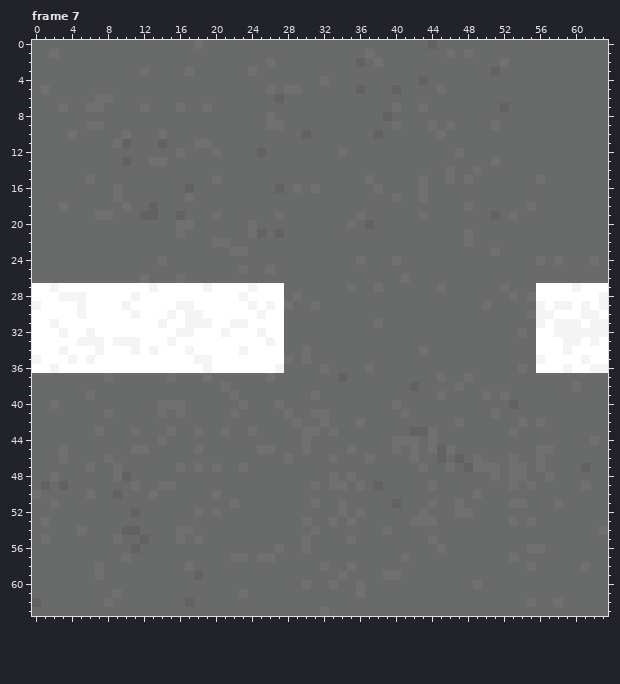
Pixel-art file, stored at Assets/Sprites/Aseprite/StreetTile.aseprite. Above: the version before the commit.
64x64 pixels, 9 frames. Colours within 5 levels of each other are drawn and written as one. Shown: frame 7. The commit also changed other frames, which this record leaves out.
Once edited:
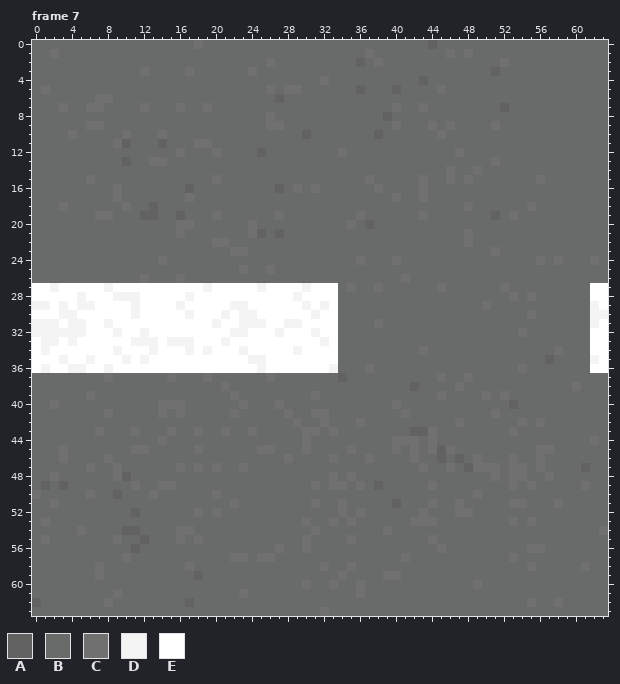
Palette (. is transparent): A #626262  B #696a6a  C #707070  D #f4f4f4  E #ffffff
Edits made:
Frame 7, layers "Lines Copy", "Lines":
Colour A replaces colour E in row 35 at x 57.
Colour B replaces colour D in row 27 at x 60; in row 29 at x 56, 58 to 59 and 61; in row 30 at x 56 to 57 and 61; in row 31 at x 56 and 58 to 60; in row 32 at x 58 to 61; in row 33 at x 59 to 60.
Colour B replaces colour D in row 34 at x 59; in row 35 at x 56 and 61; in row 36 at x 59.
Colour B replaces colour E in row 27 at x 56 to 59 and 61; in row 28 at x 56 to 61; in row 29 at x 57 and 60; in row 30 at x 58 to 60; in row 31 at x 57 and 61; in row 32 at x 56 to 57.
Colour B replaces colour E in row 33 at x 56 to 58 and 61; in row 34 at x 56 to 57 and 60 to 61; in row 35 at x 58 to 60; in row 36 at x 56 to 58 and 60 to 61.
Colour C replaces colour E in row 34 at x 58.
Colour D replaces colour B in row 27 at x 30; in row 29 at x 30 and 32; in row 30 at x 31; in row 31 at x 28 to 29; in row 32 at x 31; in row 33 at x 32.
Colour D replaces colour B in row 34 at x 29; in row 36 at x 33.
Colour D replaces colour C in row 28 at x 29.
Colour D replaces colour E in row 27 at x 8 and 25; in row 28 at x 9 to 10 and 17; in row 29 at x 1, 3, 6, 11, 22 to 23 and 62; in row 30 at x 3 to 4, 21, 23 to 24 and 63; in row 31 at x 0 to 1, 4 to 5, 8, 20 and 24 to 25; in row 32 at x 0 to 2, 4 to 5, 9, 12, 22 to 23 and 27.
Colour D replaces colour E in row 33 at x 1 to 2, 4, 12 to 13, 16 to 17 and 21; in row 34 at x 1, 9 and 19; in row 35 at x 3, 10, 12, 24 to 25 and 62; in row 36 at x 1, 4 to 5, 8 and 25.
Colour E replaces colour B in row 27 at x 28 to 29 and 31 to 33; in row 28 at x 28 and 30 to 33; in row 29 at x 29 and 33; in row 30 at x 28 to 30 and 32 to 33; in row 31 at x 30 to 33; in row 32 at x 28 to 30 and 32 to 33.
Colour E replaces colour B in row 33 at x 28 to 31 and 33; in row 34 at x 28 and 31 to 33; in row 35 at x 29 and 31 to 33; in row 36 at x 28 to 31.
Colour E replaces colour C in row 29 at x 28 and 31; in row 34 at x 30; in row 35 at x 28 and 30; in row 36 at x 32.
Colour E replaces colour D in row 27 at x 13 and 24; in row 28 at x 3 to 4, 23 and 63; in row 29 at x 10, 17, 24, 26 and 63; in row 30 at x 5, 15, 18 and 25; in row 31 at x 14, 17 to 19, 22 and 63; in row 32 at x 6, 16 to 17, 21, 25 and 62 to 63.
Colour E replaces colour D in row 33 at x 5 to 7, 9 to 10, 26 and 62; in row 34 at x 3, 7 and 11; in row 35 at x 0, 4 and 18 to 19; in row 36 at x 2, 19, 27 and 62 to 63.
